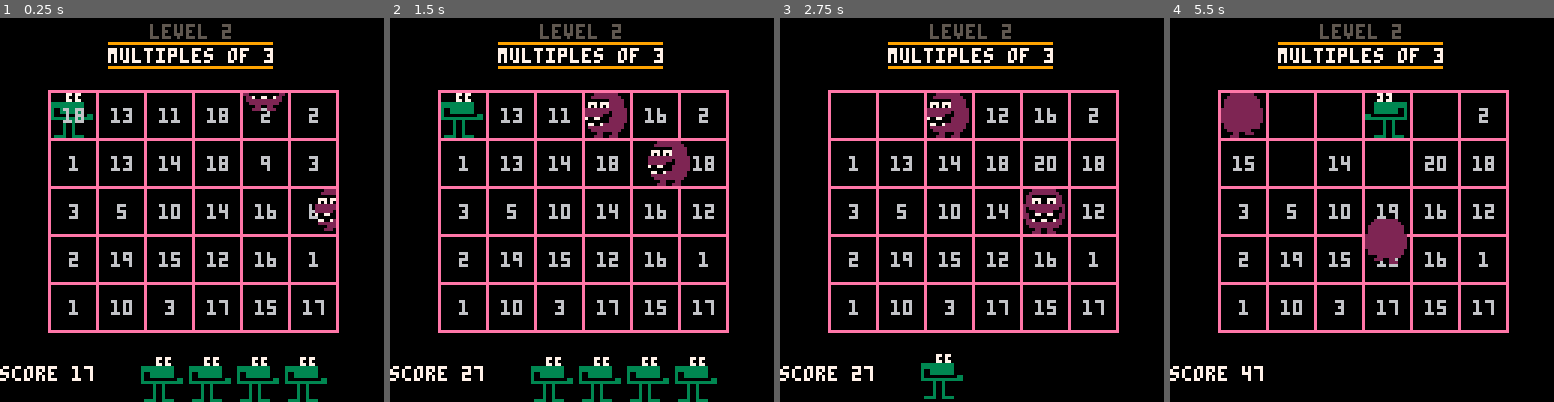
Above: before the commit, frames 1-4 (left to right).
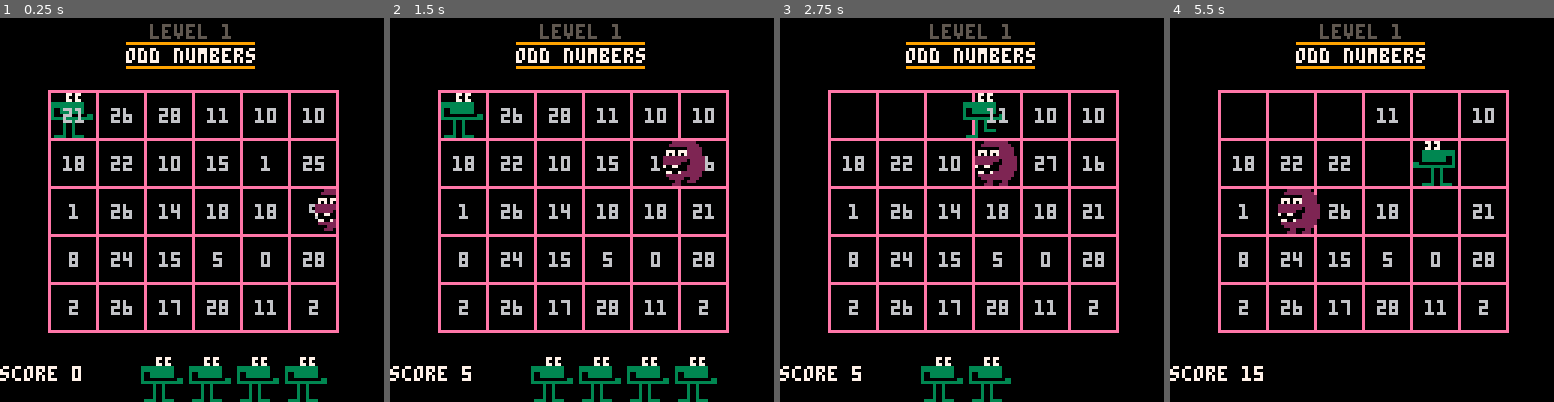
Above: after the commit, the same moments.

Repository: m4thpro/nl
Game: PICO-8 cartridge nl.p8
Same seed, same stepped clock (60 frames per second), same inputs: the game is played once before the commit and once after it.
Inputs:
- Up to frame 1 (0.25 s): no input
- Up to frame 2 (1.5 s): tap X (X key) at 0.33, 1.07 s; tap O (Z key) at 0.7 s
- Up to frame 3 (2.75 s): hold Right 1.6-2.1 s; tap O (Z key) at 1.7, 2.1, 2.5 s; tap X (X key) at 1.85 s; hold Up 2.15-2.42 s; hold Right from 2.47 s (still down)
- Up to frame 4 (5.5 s): tap O (Z key) every 0.4 s from 2.9 to 5.3 s; tap X (X key) at 2.97, 4.08, 5.2 s; release Right at 3.03 s; hold Left 3.08-3.58 s; hold Down 3.63-3.97 s; hold Right 4.02-4.68 s; hold Up 4.73-5.03 s; hold Left from 5.08 s (still down)

The runs differ from the first frame. In frame 1, 3.6% of the frame differs, in the area x 16-85%, y 1-95%; in frame 2, 4.8%; in frame 3, 6.7%; in frame 4, 6.8%, in the area x 13-85%, y 1-95%.

Commit message:
start with no points

Diff:
--- a/nl.p8
+++ b/nl.p8
@@ -12,8 +12,8 @@
 pl.left = false
 
 -- game stats
-score = 17
-level = 2
+score = 0
+level = 1
 lives = 4
 --title = "squares modulo 8"
 
